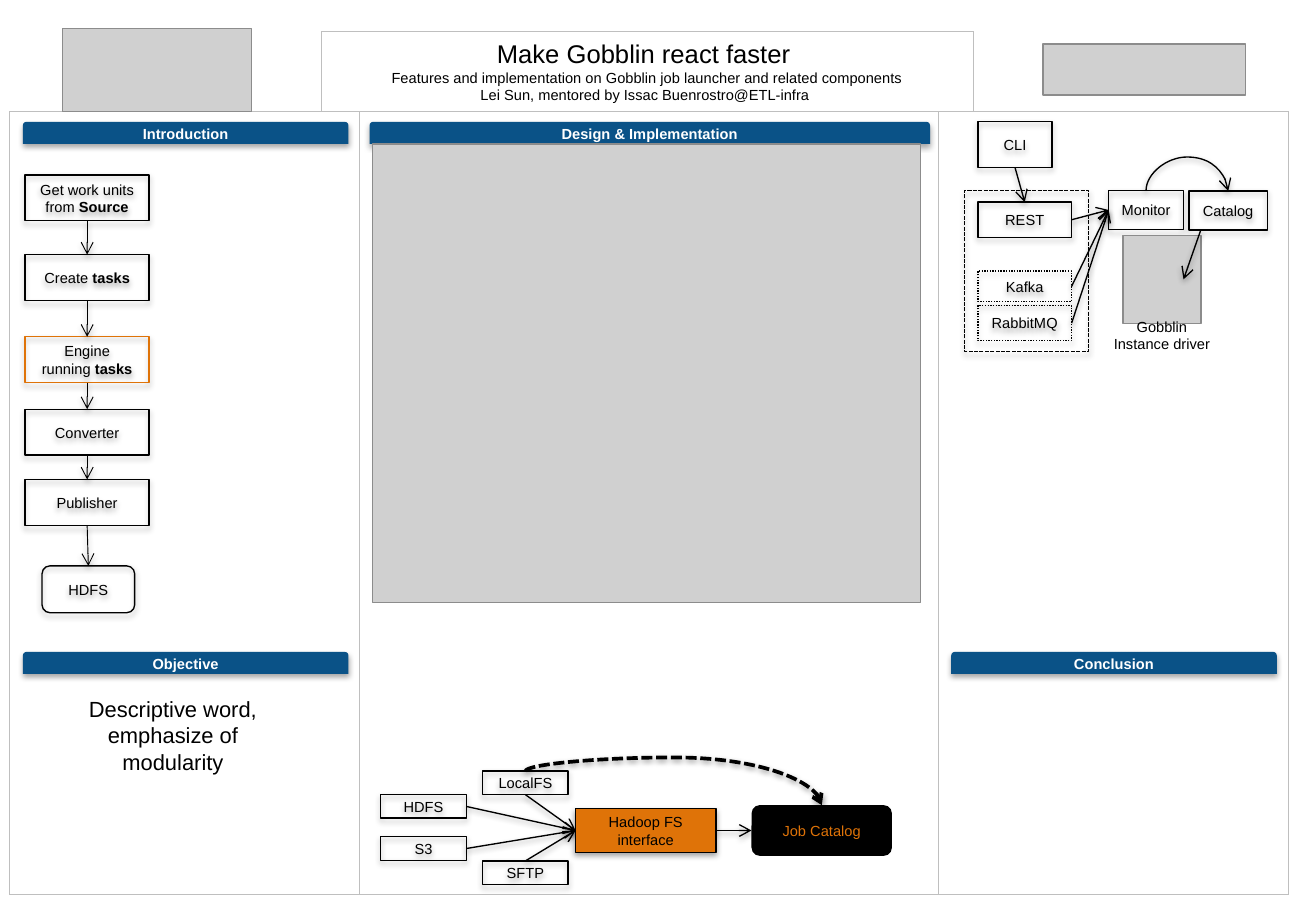
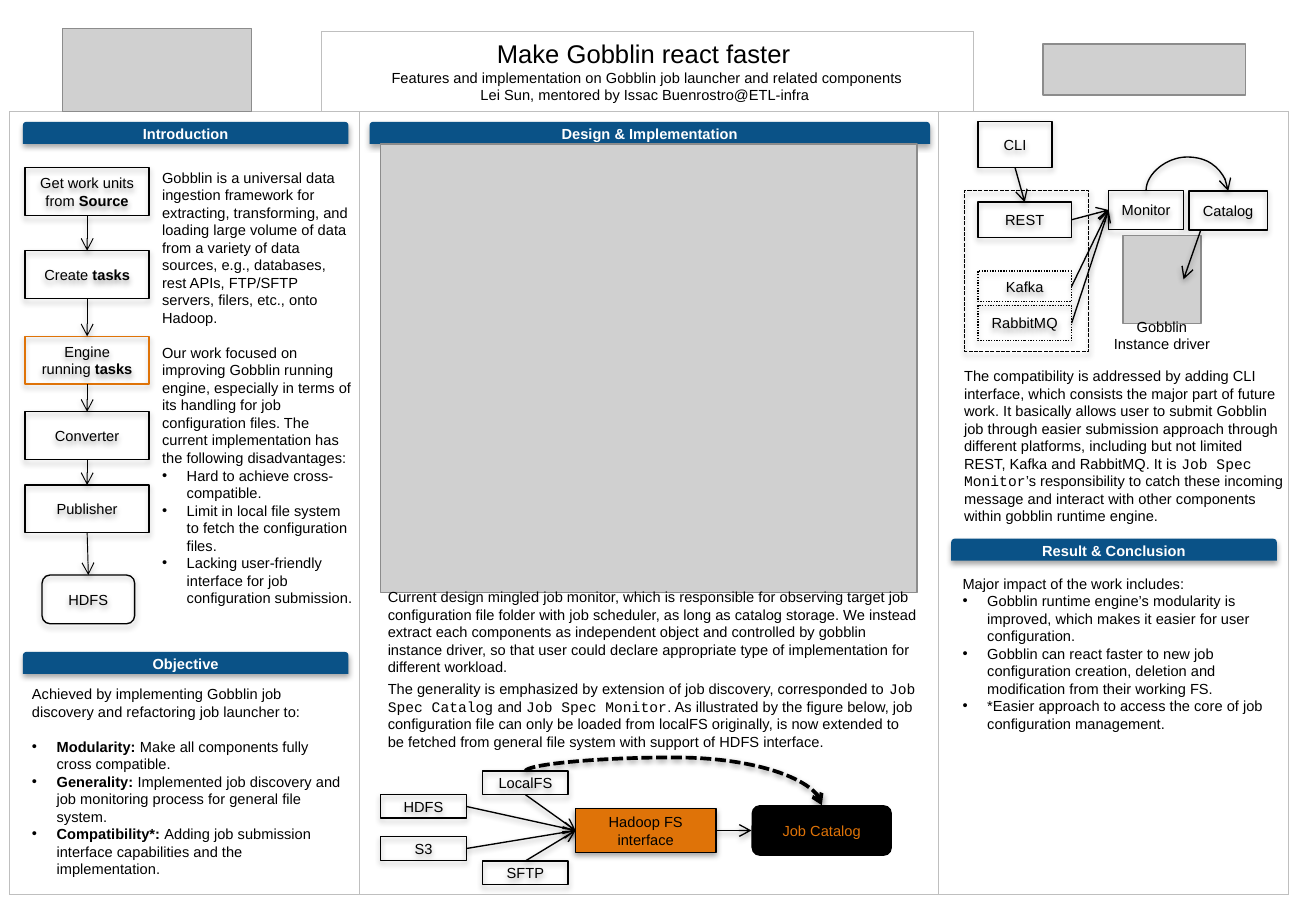
Before and after one commit to autumnust/internProjectPoster, a slide deck: slide 1 of Poster.pptx. Drawn at 1316x921 pixels with LibreOffice and Linux fonts; fonts in the diff are those of the drawing; grey boxes stand for pictures. Boxes give left, top, right and bottom in pixels: in the first picture for what was removed or moved away, otherwise in the second. Text is boxed around its words. In the diff, an @@ line names an element or a change of style, - is before the commit and + after.

Commit message:
first complete version

```diff
--- a/Poster.pptx
+++ b/Poster.pptx
@@ picture: place and size @@
-picture at (372,143,920,601)
+picture at (380,143,916,592)
@@ rectangle "Get work units from Source": place and size @@
-rectangle "Get work units from Source" at (25,175,149,221)
+rectangle "Get work units from Source" at (25,167,149,215)
@@ arrow moved from (87, 221) - (87, 254) to (87, 216) - (87, 251) @@
@@ text added at (162,347,352,606), 8 pt, text #000000 @@
+Gobblin is a universal data ingestion framework for extracting, transforming, and loading large volume of data from a variety of data sources, e.g., databases, rest APIs, FTP/SFTP servers, filers, etc., onto Hadoop.
+Our work focused on improving Gobblin running engine, especially in terms of its handling for job configuration files. The current implementation has the following disadvantages:
+• Hard to achieve cross-compatible.
+• Limit in local file system to fetch the configuration files.
+• Lacking user-friendly interface for job configuration submission.
@@ text added at (964,370,1283,524), 8 pt, text #000000 @@
+The compatibility is addressed by adding CLI interface, which consists the major part of future work. It basically allows user to submit Gobblin job through easier submission approach through different platforms, including but not limited REST, Kafka and RabbitMQ. It is Job Spec Monitor’s responsibility to catch these incoming message and interact with other components within gobblin runtime engine.
@@ 2 rectangles, 1 arrow: place and size @@
-2 rectangles, 1 arrow at (25,409,149,525)
+2 rectangles, 1 arrow at (25,412,149,533)
@@ arrow moved from (87, 525) - (88, 566) to (87, 533) - (88, 575) @@
@@ round same rect "Result & Conclusion": place and size @@
-round same rect "Result & Conclusion" at (951,651,1277,674)
+round same rect "Result & Conclusion" at (951,538,1277,561)
@@ text in round same rect at (1042,545,1186,556): text changed @@
-Conclusion
+Result & Conclusion
@@ rounded rectangle "HDFS": place and size @@
-rounded rectangle "HDFS" at (42,566,134,613)
+rounded rectangle "HDFS" at (42,575,134,624)
@@ text added at (388,591,916,672), 8 pt, text #000000 @@
+Current design mingled job monitor, which is responsible for observing target job configuration file folder with job scheduler, as long as catalog storage. We instead extract each components as independent object and controlled by gobblin instance driver, so that user could declare appropriate type of implementation for different workload.
@@ text added at (963,578,1263,732), 8 pt, text #000000 @@
+Major impact of the work includes:
+• Gobblin runtime engine’s modularity is improved, which makes it easier for user configuration.
+• Gobblin can react faster to new job configuration creation, deletion and modification from their working FS.
+• *Easier approach to access the core of job configuration management.
@@ text added at (32,688,340,877), 8 pt, text #000000 @@
+Achieved by implementing Gobblin job discovery and refactoring job launcher to:
+• Modularity: Make all components fully cross compatible.
+• Generality: Implemented job discovery and job monitoring process for general file system.
+• Compatibility*: Adding job submission interface capabilities and the implementation.
@@ text added at (388,683,915,750), 8 pt, text #000000 @@
+The generality is emphasized by extension of job discovery, corresponded to Job Spec Catalog and Job Spec Monitor. As illustrated by the figure below, job configuration file can only be loaded from localFS originally, is now extended to be fetched from general file system with support of HDFS interface.
@@ text removed at (89,701,257,774) @@
-Descriptive word, emphasize of modularity
```
